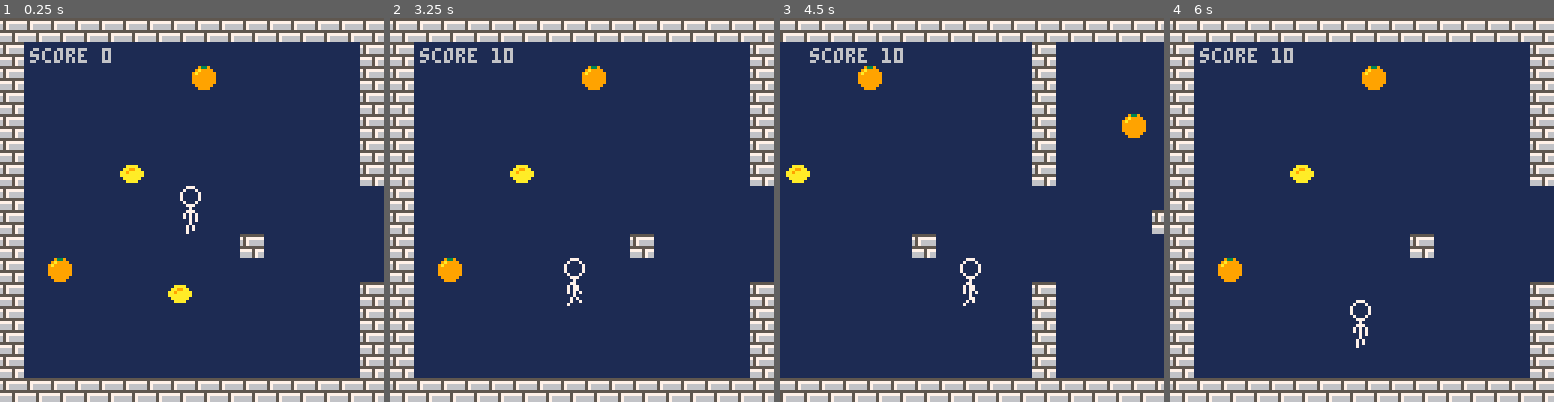
Above: before the commit, frames 1-4 (left to right).
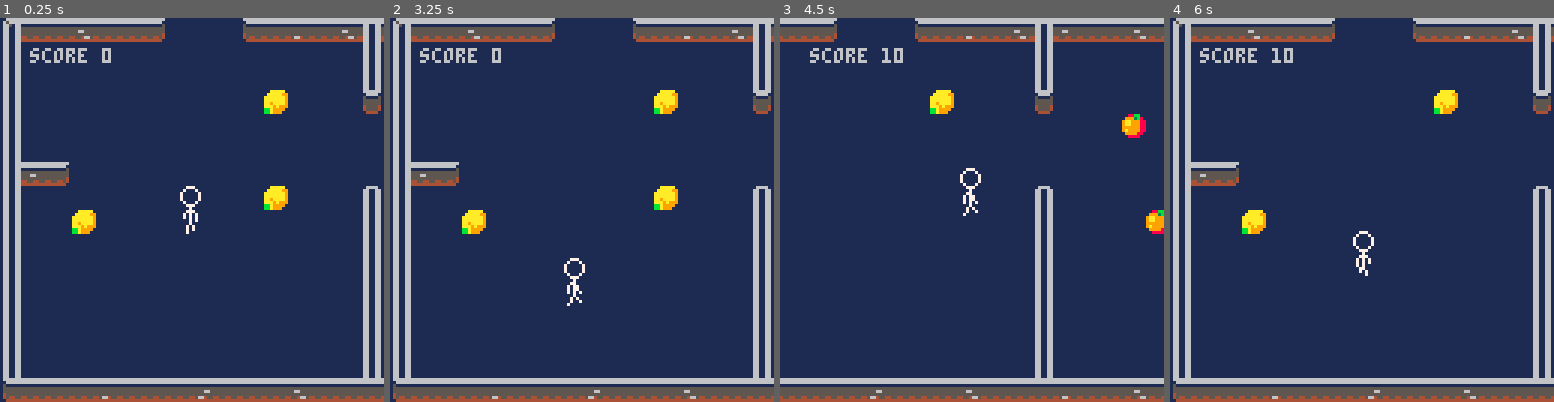
Above: after the commit, the same moments.

Repository: boblbobl/hellopico8
Game: PICO-8 cartridge hello.p8
Same seed, same stepped clock (60 frames per second), same inputs: the game is played once before the commit and once after it.
Inputs:
- Up to frame 1 (0.25 s): no input
- Up to frame 2 (3.25 s): tap O (Z key) at 0.33, 0.7, 1.43, 2.22, 3.1 s; hold Left 1.97-2.37 s; hold Down 2.42-2.82 s; hold Right from 2.87 s (still down)
- Up to frame 3 (4.5 s): release Right at 3.53 s; hold Up 3.58-4.08 s; tap O (Z key) at 3.98 s; hold Right from 4.13 s (still down)
- Up to frame 4 (6 s): release Right at 4.53 s; hold Down 4.58-5.08 s; tap O (Z key) at 4.87, 5.75 s; hold Left 5.13-5.8 s; hold Up from 5.85 s (still down)

The runs differ from the first frame. In frame 1, 23% of the frame differs, in the area x 0-100%, y 0-100%; in frame 2, 23%; in frame 3, 17%; in frame 4, 23%.

Commit message:
New sprites

Diff:
--- a/game.lua
+++ b/game.lua
@@ -84,10 +84,10 @@
     for p in all(pickups) do
       if aabb_collide(hero.x, hero.y, hero.w, hero.h, p.x, p.y, 8, 8) then
         local score = 0
-        if p.s == 24 then -- oranges
+        if p.s == 65 then -- oranges
           score=79
         end
-        if p.s == 8 then -- limes
+        if p.s == 64 then -- limes
           score=10
         end
         hero_score = hero_score + score
--- a/hello.p8
+++ b/hello.p8
@@ -26,24 +26,104 @@
 
 
 
+…(80 lines of a section not shown)…
 __gff__
-0000000000000000020100000000000000000000000000000200000000000000000000000000000000000000000000000000000000000000000000000000000000000000000000000000000000000000000000000000000000000000000000000000000000000000000000000000000000000000000000000000000000000000
-0000000000000000000000000000000000000000000000000000000000000000000000000000000000000000000000000000000000000000000000000000000000000000000000000000000000000000000000000000000000000000000000000000000000000000000000000000000000000000000000000000000000000000
+0000000000000000000100000000000000000000000000000000000000000000000000000000000000000000000000000000000000000000000000000000000002020200000000000000000000000000000000000000000000000000000000000000000000000000000000000000000000000000000000000000000000000000
+0001000101010000000000000000000000000001010100000000000000000000000100010101000000000000000000000101010001000000000000000000000000000000000000000000000000000000000000000000000000000000000000000000000000000000000000000000000000000000000000000000000000000000
 __map__
-0909090909090909090909090909090909090909090909090909090909090909000000000000000000000000000000000000000000000000000000000000000000000000000000000000000000000000000000000000000000000000000000000000000000000000000000000000000000000000000000000000000000000000
-0900000000000000000000000000000900000000000000000000000000000009000000000000000000000000000000000000000000000000000000000000000000000000000000000000000000000000000000000000000000000000000000000000000000000000000000000000000000000000000000000000000000000000
-0900000000000000180000000000000900000000000000000000000000000009000000000000000000000000000000000000000000000000000000000000000000000000000000000000000000000000000000000000000000000000000000000000000000000000000000000000000000000000000000000000000000000000
-0900000000000000000000000000000900000000000000000000000000000009000000000000000000000000000000000000000000000000000000000000000000000000000000000000000000000000000000000000000000000000000000000000000000000000000000000000000000000000000000000000000000000000
-0900000000000000000000000000000900000018000000000800000000000009000000000000000000000000000000000000000000000000000000000000000000000000000000000000000000000000000000000000000000000000000000000000000000000000000000000000000000000000000000000000000000000000
-0900000000000000000000000000000900000000000000000000000000180009000000000000000000000000000000000000000000000000000000000000000000000000000000000000000000000000000000000000000000000000000000000000000000000000000000000000000000000000000000000000000000000000
-0900000000080000000000000000000900000000000000000000000000000009000000000000000000000000000000000000000000000000000000000000000000000000000000000000000000000000000000000000000000000000000000000000000000000000000000000000000000000000000000000000000000000000
-0900000000000000000000000000000000000000000000000000000000000009000000000000000000000000000000000000000000000000000000000000000000000000000000000000000000000000000000000000000000000000000000000000000000000000000000000000000000000000000000000000000000000000
-0900000000000000000000000000000000000000090000000000000000000009000000000000000000000000000000000000000000000000000000000000000000000000000000000000000000000000000000000000000000000000000000000000000000000000000000000000000000000000000000000000000000000000
-0900000000000000000009000000000000000000000000000000000000000009000000000000000000000000000000000000000000000000000000000000000000000000000000000000000000000000000000000000000000000000000000000000000000000000000000000000000000000000000000000000000000000000
-0900180000000000000000000000000000000000000000000000000000000009000000000000000000000000000000000000000000000000000000000000000000000000000000000000000000000000000000000000000000000000000000000000000000000000000000000000000000000000000000000000000000000000
-0900000000000008000000000000000900000000000000000000180000000009000000000000000000000000000000000000000000000000000000000000000000000000000000000000000000000000000000000000000000000000000000000000000000000000000000000000000000000000000000000000000000000000
-0900000000000000000000000000000900000000000000000000000000000009000000000000000000000000000000000000000000000000000000000000000000000000000000000000000000000000000000000000000000000000000000000000000000000000000000000000000000000000000000000000000000000000
-090a000000000000000000000000000900000000000000000000000000000009000000000000000000000000000000000000000000000000000000000000000000000000000000000000000000000000000000000000000000000000000000000000000000000000000000000000000000000000000000000000000000000000
-0900000000000000000000000000000919000000000000000000000000000009000000000000000000000000000000000000000000000000000000000000000000000000000000000000000000000000000000000000000000000000000000000000000000000000000000000000000000000000000000000000000000000000
-0909090909090909090909090909090909090909090909090909090909090909000000000000000000000000000000000000000000000000000000000000000000000000000000000000000000000000000000000000000000000000000000000000000000000000000000000000000000000000000000000000000000000000
+838181a18181a5000000a381b081a184b18181a181818181b281818181b08185000000000000000000000000000000000000000000000000000000000000000000000000000000000000000000000000000000000000000000000000000000000000000000000000000000000000000000000000000000000000000000000000
+9400000000000000000000000000009400000000000000000000000000000094000000000000000000000000000000000000000000000000000000000000000000000000000000000000000000000000000000000000000000000000000000000000000000000000000000000000000000000000000000000000000000000000
+9400000000000000000000000000009400000000000000000000000000000094000000000000000000000000000000000000000000000000000000000000000000000000000000000000000000000000000000000000000000000000000000000000000000000000000000000000000000000000000000000000000000000000
+940000000000000000000040000000a400000000000000000000000000000094000000000000000000000000000000000000000000000000000000000000000000000000000000000000000000000000000000000000000000000000000000000000000000000000000000000000000000000000000000000000000000000000
+9400000000000000000000000000000000000041000000000000000000000094000000000000000000000000000000000000000000000000000000000000000000000000000000000000000000000000000000000000000000000000000000000000000000000000000000000000000000000000000000000000000000000000
+9400000000000000000000000000000000000000000000000000000000000094000000000000000000000000000000000000000000000000000000000000000000000000000000000000000000000000000000000000000000000000000000000000000000000000000000000000000000000000000000000000000000000000
+95b1a500000000000000000000000000000000000000004100000000000000a4000000000000000000000000000000000000000000000000000000000000000000000000000000000000000000000000000000000000000000000000000000000000000000000000000000000000000000000000000000000000000000000000
+940000000000000000000040000000b400000000000000000000000000000000000000000000000000000000000000000000000000000000000000000000000000000000000000000000000000000000000000000000000000000000000000000000000000000000000000000000000000000000000000000000000000000000
+9400004000000000000000000000009400000000410000000000000000000000000000000000000000000000000000000000000000000000000000000000000000000000000000000000000000000000000000000000000000000000000000000000000000000000000000000000000000000000000000000000000000000000
+9400000000000000000000000000009400000000000000000000000000000000000000000000000000000000000000000000000000000000000000000000000000000000000000000000000000000000000000000000000000000000000000000000000000000000000000000000000000000000000000000000000000000000
+94000000000000000000000000000094000000000000000000000000000000b4000000000000000000000000000000000000000000000000000000000000000000000000000000000000000000000000000000000000000000000000000000000000000000000000000000000000000000000000000000000000000000000000
+9400000000000000000000000000009400000000000000000000000000000094000000000000000000000000000000000000000000000000000000000000000000000000000000000000000000000000000000000000000000000000000000000000000000000000000000000000000000000000000000000000000000000000
+9400000000000000000000000000009400000000000000000000000000000094000000000000000000000000000000000000000000000000000000000000000000000000000000000000000000000000000000000000000000000000000000000000000000000000000000000000000000000000000000000000000000000000
+940a000000000000000000000000009400000000000000000000000000000094000000000000000000000000000000000000000000000000000000000000000000000000000000000000000000000000000000000000000000000000000000000000000000000000000000000000000000000000000000000000000000000000
+9400000000000000000000000000009400000000000000000000000000000094000000000000000000000000000000000000000000000000000000000000000000000000000000000000000000000000000000000000000000000000000000000000000000000000000000000000000000000000000000000000000000000000
+a3818181b0818181b2818181a1818181b08181a181a500000000a3b08181b2a5000000000000000000000000000000000000000000000000000000000000000000000000000000000000000000000000000000000000000000000000000000000000000000000000000000000000000000000000000000000000000000000000
 1900000000000000000000000000000000000000000000000000000000000000000000000000000000000000000000000000000000000000000000000000000000000000000000000000000000000000000000000000000000000000000000000000000000000000000000000000000000000000000000000000000000000000
Not shown, changed: 94 lines of the sprite sheet (__gfx__) section of hello.p8
